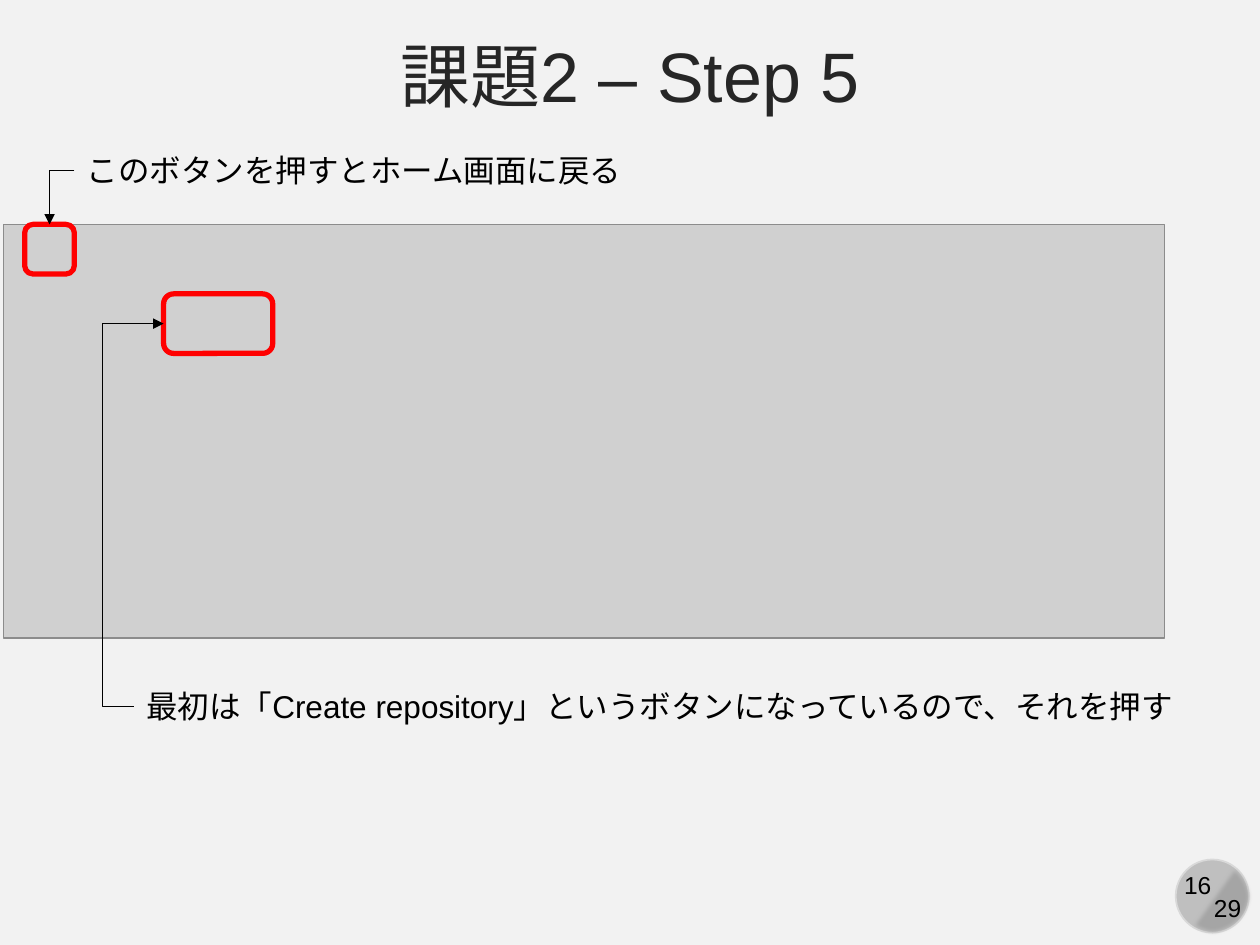
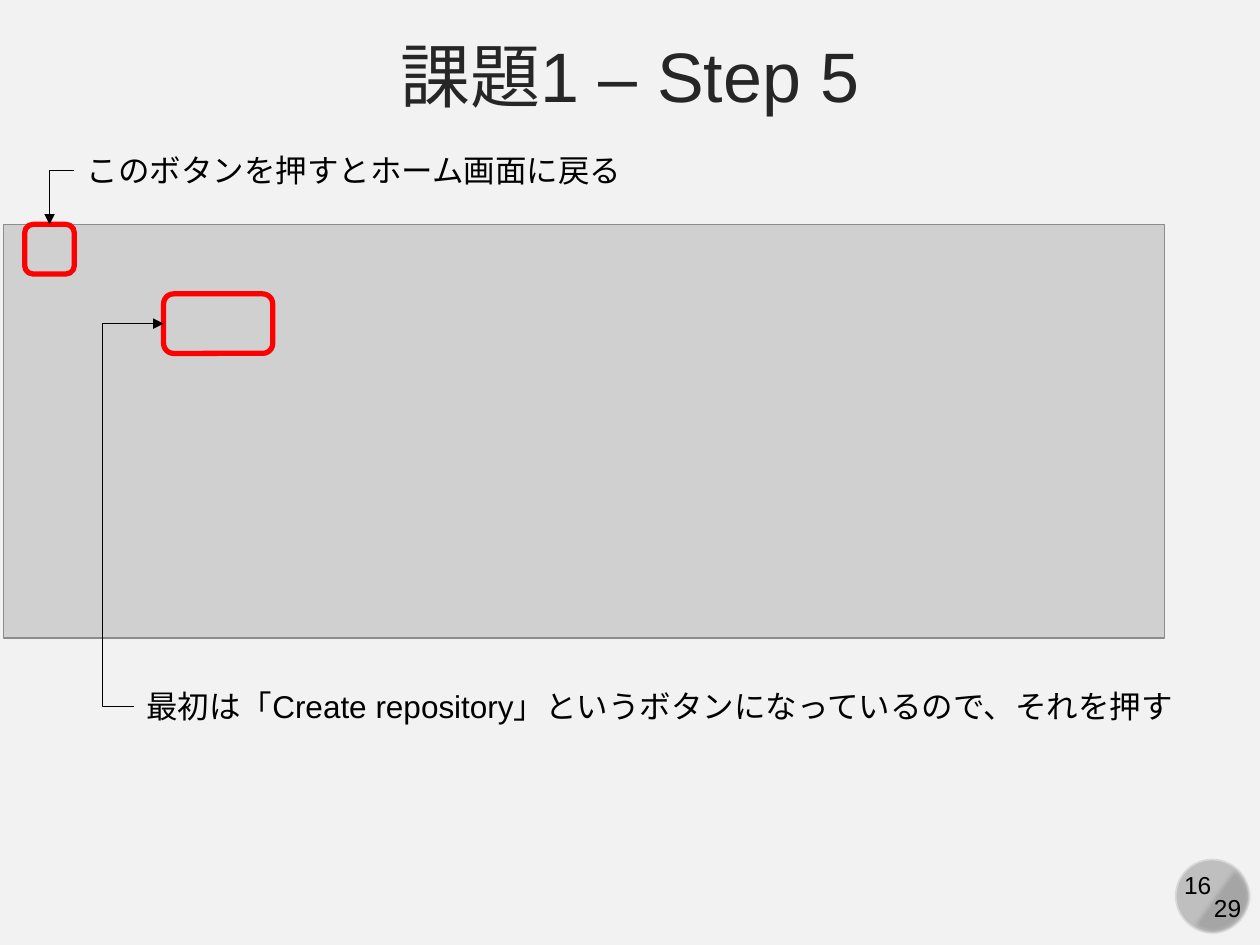
Before and after one commit to kaityo256/github, a slide deck: slide 16 of practice_github/fig/github_ex03.pptx. Drawn at 1260x945 pixels with LibreOffice and Linux fonts; fonts in the diff are those of the drawing; grey boxes stand for pictures. Boxes give left, top, right and bottom in pixels: in the first picture for what was removed or moved away, otherwise in the second. Text is boxed around its words. In the diff, an @@ line names an element or a change of style, - is before the commit and + after.

```diff
--- a/practice_github/fig/github_ex03.pptx
+++ b/practice_github/fig/github_ex03.pptx
@@ text at (401, 45, 859, 115): text changed @@
-課題2 – Step 5
+課題1 – Step 5
```
Also in this commit, not shown: 6 other slides changed, 5 slides added, 1 other file.
